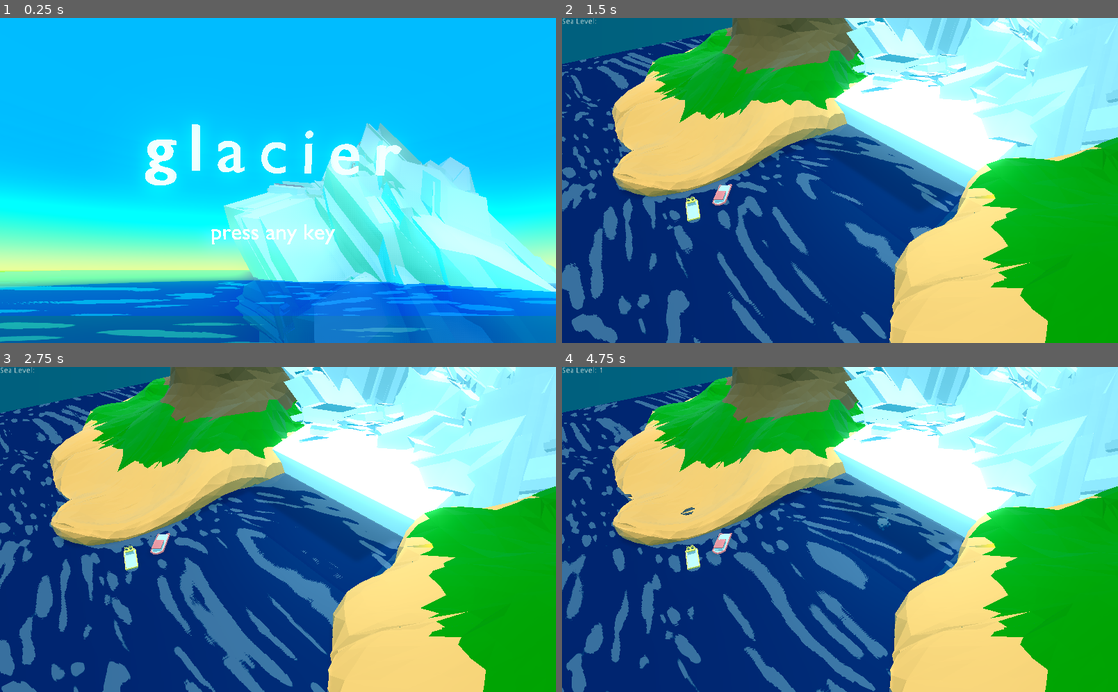
Above: before the commit, frames 1-4 (two rows, left to right).
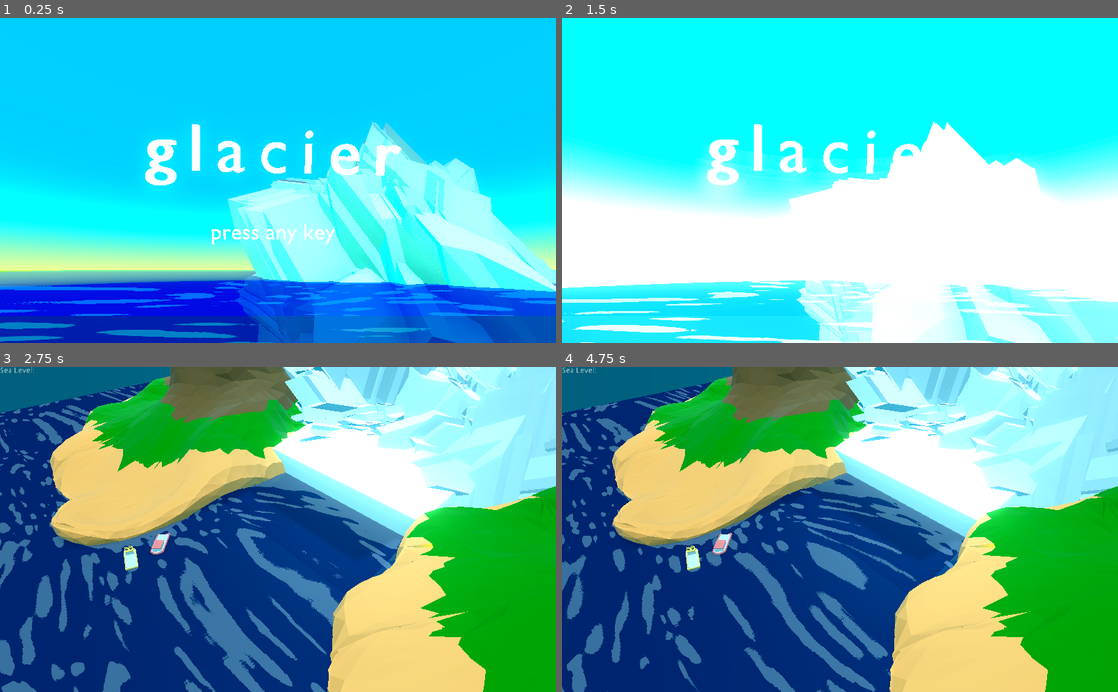
Above: after the commit, the same moments.

Repository: nikolajbaer/ld50
Game: Godot game, scene res://title.tscn
Two runs of this game, one before a commit and one after it. Both use one fixed random seed, a clock stepped at 60 frames per second and the inputs below. This scene is started directly instead of the project's main scene.
Inputs (mouse positions are in pixels of both pictures, inside the frame that each line leads up to):
- Up to frame 1 (0.25 s): no input
- Up to frame 2 (1.5 s): tap Enter at 0.5 s; move the mouse to (962, 164) at 0.52 s; click (962, 164) at 0.67 s; drag from (728, 196) to (812, 245) at 1.27 s
- Up to frame 3 (2.75 s): move the mouse to (333, 458) at 2.02 s; click (333, 458) at 2.17 s
- Up to frame 4 (4.75 s): drag from (812, 594) to (673, 480) at 2.77 s; move the mouse to (1006, 578) at 3.52 s; click (1006, 578) at 3.67 s; drag from (673, 480) to (756, 448) at 4.27 s

The runs differ from the first frame. In frame 1, 24% of the frame differs, in the area x 0-100%, y 31-100%; in frame 2, 99%, in the area x 0-100%, y 0-100%; in frame 3, 0.9%; in frame 4, 2.6%.

Commit message:
title finished??

Diff:
--- a/title.gd
+++ b/title.gd
@@ -11,10 +11,14 @@
 # Called when the node enters the scene tree for the first time.
 func _ready():
 	$"Scene/Title card cam".set_current(true)
+	$Scene/AnimationPlayer.play("berg-moving")
 
 
 
 func _input(event):
 	if event is InputEventKey:
-		print("starting!!")
-		get_tree().change_scene_to(scene)
+		$Scene/Bloom.play("camera-effects")
+
+
+func _on_Bloom_animation_finished(anim_name):
+	get_tree().change_scene_to(scene)
--- a/title.tscn
+++ b/title.tscn
@@ -58,9 +58,9 @@
 dof_blur_far_transition = 0.03
 dof_blur_far_amount = 0.0
 glow_enabled = true
-glow_intensity = 0.05
-glow_strength = 1.02
-glow_bloom = 0.06
+glow_intensity = 0.19
+glow_strength = 0.6
+glow_bloom = 0.89
 glow_blend_mode = 0
 glow_hdr_threshold = 0.95
 glow_hdr_luminance_cap = 10.4
@@ -68,9 +68,231 @@
 glow_bicubic_upscale = true
 glow_high_quality = true
 adjustment_enabled = true
-adjustment_saturation = 2.5
+adjustment_contrast = 1.35
+adjustment_saturation = 2.41
 
 [sub_resource type="CubeMesh" id=10]
+
+[sub_resource type="Animation" id=13]
+length = 0.001
+tracks/0/type = "value"
+tracks/0/path = NodePath("berg:translation")
+tracks/0/interp = 1
+tracks/0/loop_wrap = true
+tracks/0/imported = false
+tracks/0/enabled = true
+tracks/0/keys = {
+"times": PoolRealArray( 0 ),
+"transitions": PoolRealArray( 1 ),
+"update": 0,
+"values": [ Vector3( -16.934, -7.939, -72.335 ) ]
+}
+tracks/1/type = "value"
+tracks/1/path = NodePath("berg:rotation_degrees")
+tracks/1/interp = 1
+tracks/1/loop_wrap = true
+tracks/1/imported = false
+tracks/1/enabled = true
+tracks/1/keys = {
+"times": PoolRealArray( 0 ),
+"transitions": PoolRealArray( 1 ),
+"update": 0,
+"values": [ Vector3( 0, 0, -20.116 ) ]
+}
+
+[sub_resource type="Animation" id=14]
+resource_name = "berg-moving"
+length = 225.0
+step = 1.0
+tracks/0/type = "transform"
+tracks/0/path = NodePath("berg")
+tracks/0/interp = 1
+tracks/0/loop_wrap = true
+tracks/0/imported = false
+tracks/0/enabled = true
+tracks/0/keys = PoolRealArray(  )
+tracks/1/type = "transform"
+tracks/1/path = NodePath("berg")
+tracks/1/interp = 1
+tracks/1/loop_wrap = true
+tracks/1/imported = false
+tracks/1/enabled = true
+tracks/1/keys = PoolRealArray(  )
+tracks/2/type = "value"
+tracks/2/path = NodePath("berg:translation")
+tracks/2/interp = 1
+tracks/2/loop_wrap = true
+tracks/2/imported = false
+tracks/2/enabled = true
+tracks/2/keys = {
+"times": PoolRealArray( 0, 223 ),
+"transitions": PoolRealArray( 1, 1 ),
+"update": 0,
+"values": [ Vector3( -16.934, -7.939, -72.335 ), Vector3( 21.067, -7.939, -72.335 ) ]
+}
+tracks/3/type = "value"
+tracks/3/path = NodePath("berg:rotation_degrees")
+tracks/3/interp = 1
+tracks/3/loop_wrap = true
+tracks/3/imported = false
+tracks/3/enabled = true
+tracks/3/keys = {
+"times": PoolRealArray( 0, 103, 223 ),
+"transitions": PoolRealArray( 1, 1, 1 ),
+"update": 0,
+"values": [ Vector3( 0, 0, -20.116 ), Vector3( -0.404, -40.294, -15.098 ), Vector3( -0.404, -80, -23.923 ) ]
+}
+
+[sub_resource type="Animation" id=15]
+length = 0.001
+tracks/0/type = "value"
+tracks/0/path = NodePath("WorldEnvironment2:environment:auto_exposure_scale")
+tracks/0/interp = 1
+tracks/0/loop_wrap = true
+tracks/0/imported = false
+tracks/0/enabled = true
+tracks/0/keys = {
+"times": PoolRealArray( 0 ),
+"transitions": PoolRealArray( 1 ),
+"update": 0,
+"values": [ 2.4 ]
+}
+tracks/1/type = "value"
+tracks/1/path = NodePath("WorldEnvironment2:environment:glow_bloom")
+tracks/1/interp = 1
+tracks/1/loop_wrap = true
+tracks/1/imported = false
+tracks/1/enabled = true
+tracks/1/keys = {
+"times": PoolRealArray( 0 ),
+"transitions": PoolRealArray( 1 ),
+"update": 0,
+"values": [ 0.89 ]
+}
+tracks/2/type = "value"
+tracks/2/path = NodePath("WorldEnvironment2:environment:glow_strength")
+tracks/2/interp = 1
+tracks/2/loop_wrap = true
+tracks/2/imported = false
+tracks/2/enabled = true
+tracks/2/keys = {
+"times": PoolRealArray( 0 ),
+"transitions": PoolRealArray( 1 ),
+"update": 0,
+"values": [ 0.6 ]
+}
+tracks/3/type = "value"
+tracks/3/path = NodePath("WorldEnvironment2:environment:glow_intensity")
+tracks/3/interp = 1
+tracks/3/loop_wrap = true
+tracks/3/imported = false
+tracks/3/enabled = true
+tracks/3/keys = {
+"times": PoolRealArray( 0 ),
+"transitions": PoolRealArray( 1 ),
+"update": 0,
+"values": [ 0.19 ]
+}
+tracks/4/type = "value"
+tracks/4/path = NodePath("WorldEnvironment2:environment:adjustment_saturation")
+tracks/4/interp = 1
+tracks/4/loop_wrap = true
+tracks/4/imported = false
+tracks/4/enabled = true
+tracks/4/keys = {
+"times": PoolRealArray( 0 ),
+"transitions": PoolRealArray( 1 ),
+"update": 0,
+"values": [ 2.41 ]
+}
+
+[sub_resource type="Animation" id=16]
+resource_name = "camera-effects"
+length = 2.0
+tracks/0/type = "value"
+tracks/0/path = NodePath("WorldEnvironment2:environment")
+tracks/0/interp = 1
+tracks/0/loop_wrap = true
+tracks/0/imported = false
+tracks/0/enabled = true
+tracks/0/keys = {
+"times": PoolRealArray(  ),
+"transitions": PoolRealArray(  ),
+"update": 1,
+"values": [  ]
+}
+tracks/1/type = "value"
+tracks/1/path = NodePath("WorldEnvironment2:environment:auto_exposure_scale")
+tracks/1/interp = 1
+tracks/1/loop_wrap = true
+tracks/1/imported = false
+tracks/1/enabled = true
+tracks/1/keys = {
+"times": PoolRealArray( 0, 2 ),
+"transitions": PoolRealArray( 1, 1 ),
+"update": 0,
+"values": [ 2.4, 64.0 ]
+}
+tracks/2/type = "value"
+tracks/2/path = NodePath("WorldEnvironment2:environment")
+tracks/2/interp = 1
+tracks/2/loop_wrap = true
+tracks/2/imported = false
+tracks/2/enabled = false
+tracks/2/keys = {
+"times": PoolRealArray(  ),
+"transitions": PoolRealArray(  ),
+"update": 1,
+"values": [  ]
+}
+tracks/3/type = "value"
+tracks/3/path = NodePath("WorldEnvironment2:environment:glow_bloom")
+tracks/3/interp = 1
+tracks/3/loop_wrap = true
+tracks/3/imported = false
+tracks/3/enabled = true
+tracks/3/keys = {
+"times": PoolRealArray( 0, 2 ),
+"transitions": PoolRealArray( 1, 1 ),
+"update": 0,
+"values": [ 0.89, 0.89 ]
+}
+tracks/4/type = "value"
+tracks/4/path = NodePath("WorldEnvironment2:environment:glow_strength")
+tracks/4/interp = 1
+tracks/4/loop_wrap = true
+tracks/4/imported = false
+tracks/4/enabled = true
+tracks/4/keys = {
+"times": PoolRealArray( 0, 2 ),
+"transitions": PoolRealArray( 1, 1 ),
+"update": 0,
+"values": [ 0.6, 0.6 ]
+}
+tracks/5/type = "value"
+tracks/5/path = NodePath("WorldEnvironment2:environment:glow_intensity")
+tracks/5/interp = 1
+tracks/5/loop_wrap = true
+tracks/5/imported = false
+tracks/5/enabled = true
+tracks/5/keys = {
+"times": PoolRealArray( 0, 2 ),
+"transitions": PoolRealArray( 1, 1 ),
+"update": 0,
+"values": [ 0.19, 0.19 ]
+}
+tracks/6/type = "value"
+tracks/6/path = NodePath("WorldEnvironment2:environment:adjustment_saturation")
+tracks/6/interp = 1
+tracks/6/loop_wrap = true
+tracks/6/imported = false
+tracks/6/enabled = true
+tracks/6/keys = {
+"times": PoolRealArray( 0, 2 ),
+"transitions": PoolRealArray( 1, 1 ),
+"update": 0,
+"values": [ 2.41, 0.01 ]
+}
 
 [node name="root" type="Spatial"]
 transform = Transform( 1, 0, 0, 0, 1, 0, 0, 0, 1, 0.0780125, -0.128881, -0.121754 )
@@ -102,7 +324,15 @@
 volume_db = 2.0
 autoplay = true
 
+[node name="berg" parent="Scene" instance=ExtResource( 2 )]
+transform = Transform( 0.938999, 0.343922, 0, -0.343922, 0.938998, 0, 0, 0, 1, -16.934, -7.939, -72.335 )
+
 [node name="AnimationPlayer" type="AnimationPlayer" parent="Scene"]
-
-[node name="berg" parent="Scene/AnimationPlayer" instance=ExtResource( 2 )]
-transform = Transform( 0.926306, 0.376774, -1.42743e-08, -0.376774, 0.926305, -5.78702e-08, 1.49012e-08, -2.98023e-08, 1, -16.856, -8.06788, -72.4568 )
+anims/RESET = SubResource( 13 )
+anims/berg-moving = SubResource( 14 )
+
+[node name="Bloom" type="AnimationPlayer" parent="Scene"]
+anims/RESET = SubResource( 15 )
+anims/camera-effects = SubResource( 16 )
+
+[connection signal="animation_finished" from="Scene/Bloom" to="." method="_on_Bloom_animation_finished"]
Not shown: 1 places in title.tscn that only renumber resources
